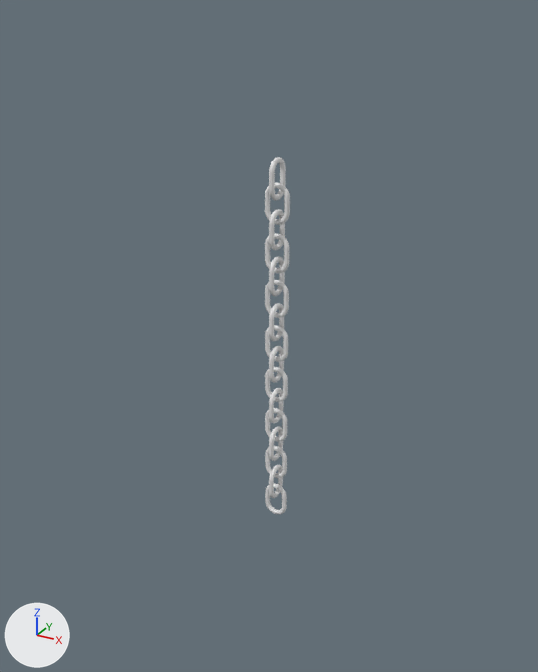
An edit to the Blender file files/chainsmasher.blend, drawn before and after from the same camera.
Both versions are drawn from a 50 mm camera at (31.2, -58.3, 55.2) aimed at (-0.6, -0.5, 26.3). Lighting does not change. The marker at lower left points along +X, +Y and +Z.
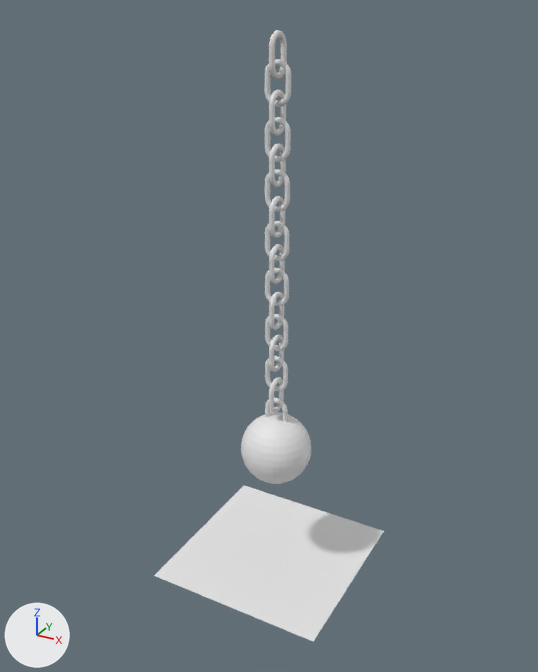
Boxes (x1, y1, x2, y2) around the edits, measured in the pictures (538 x 672 px):
'Plane', added: after (154, 485, 384, 641)
'Torus', reshaped, moved: before (265, 483, 287, 514); after (241, 398, 311, 484)
'Torus.013', moved: before (269, 157, 286, 200); after (269, 30, 287, 79)
'Torus.012', moved: before (265, 183, 290, 225); after (264, 59, 291, 107)
'Torus.015', moved: before (265, 233, 289, 273); after (265, 117, 291, 162)
'Torus.011', moved: before (265, 280, 289, 318); after (265, 169, 290, 212)
'Torus.014', moved: before (269, 209, 285, 250); after (269, 90, 286, 136)
'Torus.010', moved: before (269, 256, 285, 296); after (269, 143, 286, 187)
'Torus.008', moved: before (265, 325, 288, 362); after (265, 221, 290, 261)
'Torus.004', moved: before (265, 367, 288, 402); after (265, 268, 289, 306)
'Torus.009', moved: before (269, 303, 284, 341); after (269, 196, 285, 238)
'Torus.007', moved: before (265, 408, 287, 442); after (265, 314, 288, 351)
'Torus.005', moved: before (269, 346, 284, 383); after (269, 244, 285, 284)
'Torus.003', moved: before (265, 446, 287, 478); after (265, 356, 288, 391)
'Torus.006', moved: before (269, 388, 284, 423); after (269, 292, 284, 330)
'Torus.002', moved: before (269, 426, 283, 461); after (269, 335, 284, 372)
'Torus.001', moved: before (269, 465, 283, 498); after (269, 377, 284, 413)
part 1 of me_torus, added: after (241, 412, 311, 484)

What changed in the scene script:
```text
Change me_torus:
    where me_torus.from_pydata(...)  # 576 vertices, 576 faces; spans x -1.25..1.25, y -1.25..2.56, z -0.25..0.25
    used by ob_torus; location = (0.0, 0.0, 6.6); rotation_euler = (1.573, 0.0, 0.0), in degrees (90, 0, 0)
    me_torus part 1: a new loose piece, a UV sphere (32 segments, 16 rings, poles along y) spanning x -3.66..3.66, y -6.91..0.4, z -3.65..3.66
Add me_plane_001:
    me_plane_001.from_pydata([(-1.0, -1.0, 0.0), (1.0, -1.0, 0.0), (-1.0, 1.0, 0.0), (1.0, 1.0, 0.0)], [], [(0, 1, 3, 2)])
Change ob_torus_015:
    ob_torus_015.location: (0.0, 0.0, 33.9) -> (0.0, 0.0, 44.2)
Change ob_torus_014:
    ob_torus_014.location: (0.0, 0.0, 36.1) -> (0.0, 0.0, 46.4)
Change ob_torus_013:
    ob_torus_013.location: (0.0, 0.0, 40.8) -> (0.0, 0.0, 51.0)
Change ob_torus_012:
    ob_torus_012.location: (0.0, 0.0, 38.5) -> (0.0, 0.0, 48.8)
Change ob_torus_011:
    ob_torus_011.location: (0.0, 0.0, 29.4) -> (0.0, 0.0, 39.7)
Change ob_torus_010:
    ob_torus_010.location: (0.0, 0.0, 31.7) -> (0.0, 0.0, 41.9)
Change ob_torus_009:
    ob_torus_009.location: (0.0, 0.0, 27.0) -> (0.0, 0.0, 37.3)
Change ob_torus_008:
    ob_torus_008.location: (0.0, 0.0, 24.8) -> (0.0, 0.0, 35.1)
Change ob_torus_007:
    ob_torus_007.location: (0.0, 0.0, 15.7) -> (0.0, 0.0, 26.0)
Change ob_torus_006:
    ob_torus_006.location: (0.0, 0.0, 17.9) -> (0.0, 0.0, 28.2)
Change ob_torus_005:
    ob_torus_005.location: (0.0, 0.0, 22.6) -> (0.0, 0.0, 32.8)
Change ob_torus_004:
    ob_torus_004.location: (0.0, 0.0, 20.3) -> (0.0, 0.0, 30.6)
Change ob_torus_003:
    ob_torus_003.location: (0.0, 0.0, 11.2) -> (0.0, 0.0, 21.5)
Change ob_torus_002:
    ob_torus_002.location: (0.0, 0.0, 13.4) -> (0.0, 0.0, 23.7)
Change ob_torus_001:
    ob_torus_001.location: (0.0, 0.0, 8.8) -> (0.0, 0.0, 19.1)
Change ob_torus:
    ob_torus.location: (0.0, 0.0, 6.6) -> (0.0, 0.0, 16.9)
Add ob_plane:
    ob_plane = bpy.data.objects.new('Plane', me_plane_001)
    ob_plane.location = (-0.3, -0.1, 0.1)
    ob_plane.scale = (9.38, 9.38, 9.38)
```
